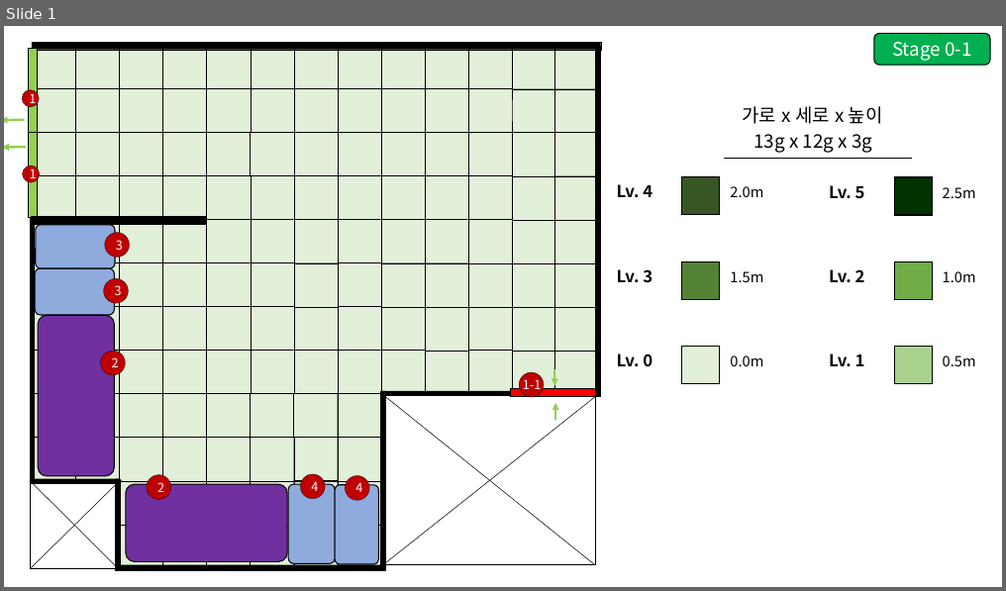
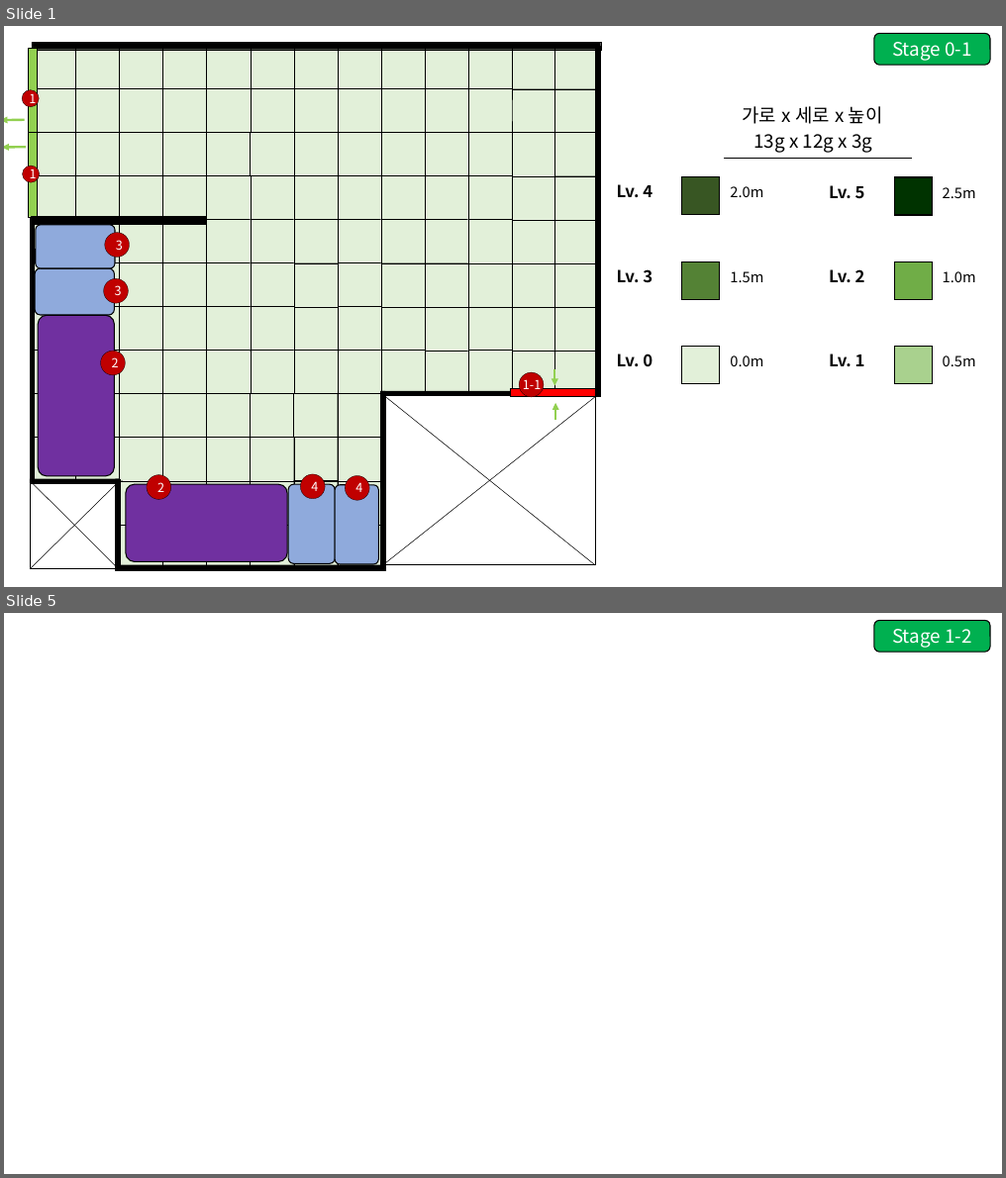
Before and after one commit to GGMGangsterHamster/GangsterHamster, a slide deck: Documents/Aphelios_LevelDesign.pptx. Shown one above the other, each under a label of ours: slide 1 before the commit, slides 1 and 5 after it; the slides between them are not shown. The pictures are 1006x591 and 1006x1178 pixels, drawn with LibreOffice and Linux fonts; fonts in the diff are those of the drawing. Boxes give left, top, right and bottom in pixels: in the first picture for what was removed or moved away, otherwise in the second. Text is boxed around its words. In the diff, an @@ line names an element or a change of style, - is before the commit and + after.

```diff
--- a/Documents/Aphelios_LevelDesign.pptx
+++ b/Documents/Aphelios_LevelDesign.pptx
@@ slide 5 added at (4, 613, 1002, 1174), background #FFFFFF @@
@@ rounded rectangle added at (874, 621, 990, 652), fill #00B050, outline #000000 1 pt, 18 pt, text #FFFFFF @@
+Stage 1-2
```
Also in this commit, not shown: 1 slide changed, 12 other slides added, 2 slides removed, 1 other file.
